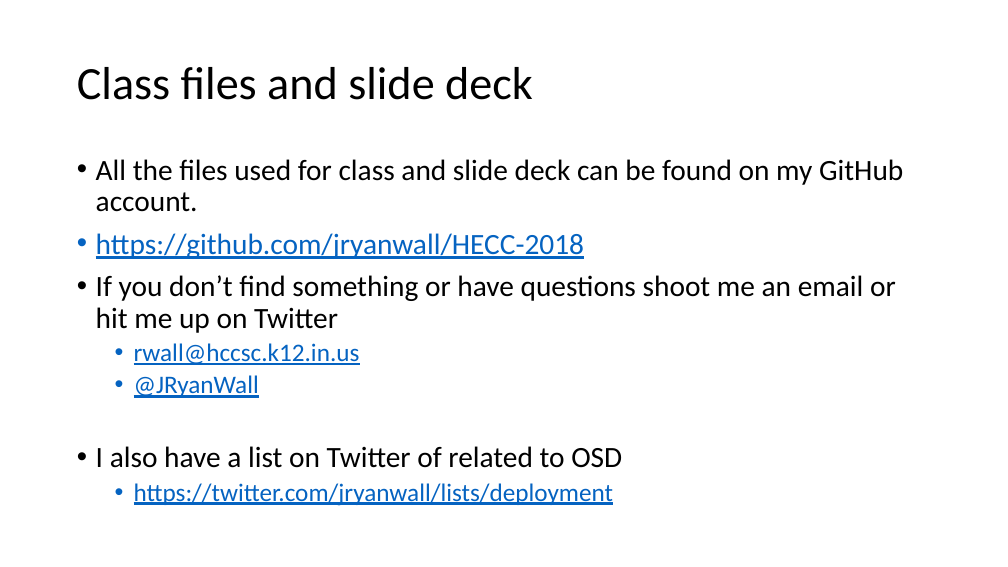
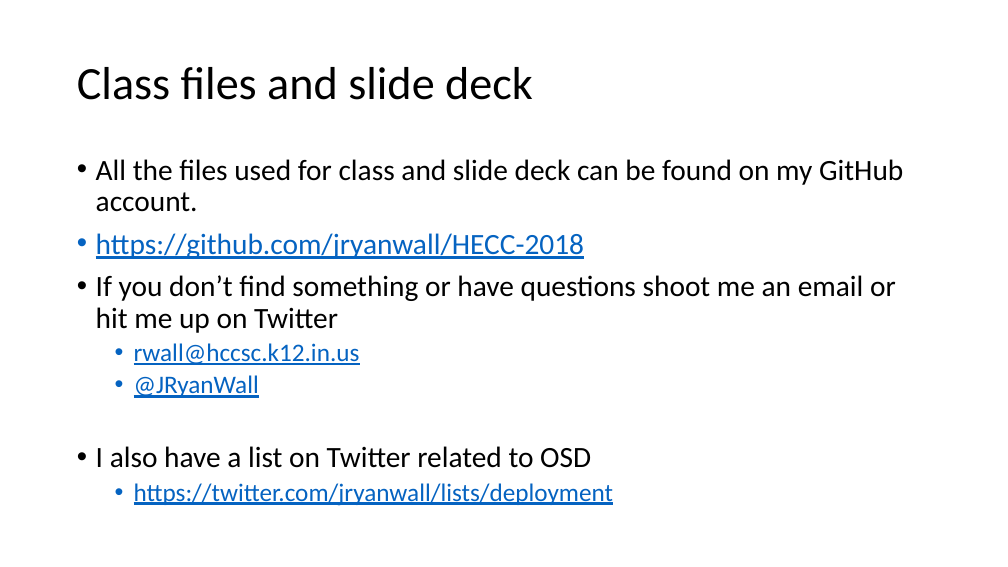
Before and after one commit to fydexx/HECC-2018, a slide deck: slide 13 of Part_02/Section03.pptx. Drawn at 1008x567 pixels with LibreOffice and Linux fonts; fonts in the diff are those of the drawing. Boxes give left, top, right and bottom in pixels: in the first picture for what was removed or moved away, otherwise in the second. Text is boxed around its words. In the diff, an @@ line names an element or a change of style, - is before the commit and + after.

```diff
--- a/Part_02/Section03.pptx
+++ b/Part_02/Section03.pptx
@@ text at (96, 446, 591, 468): text changed @@
-• I also have a list on Twitter of related to OSD
+• I also have a list on Twitter related to OSD
```
Also in this commit, not shown: 2 other slides changed.
